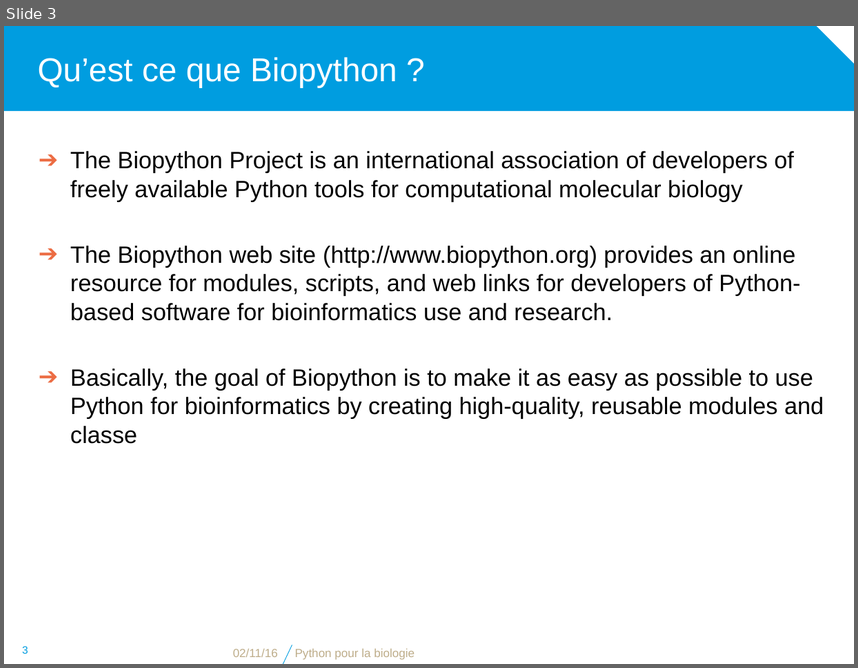
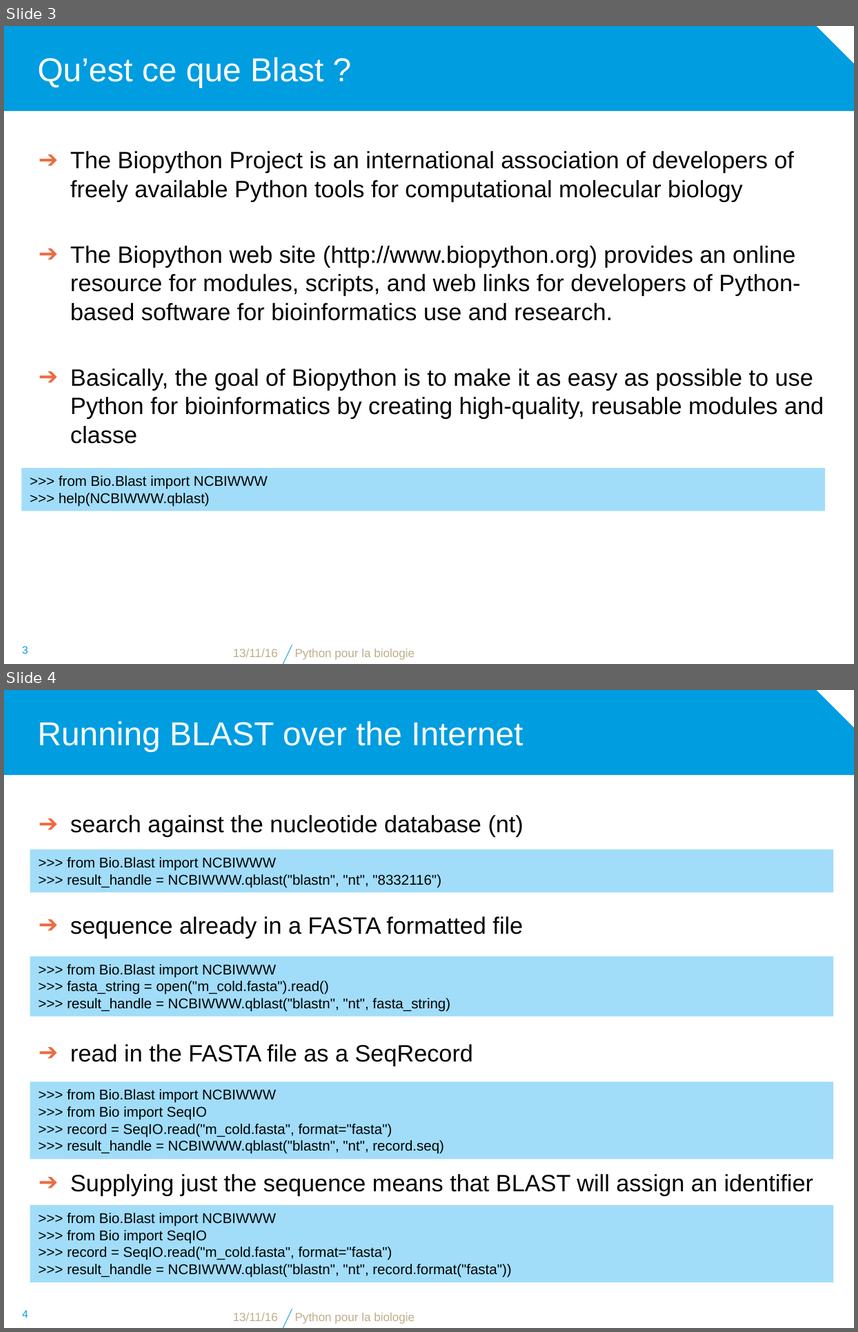
Before and after one commit to bdartigues/python_cnrs_formation, a slide deck: slides/python_biopython_Blast.pptx. Shown one above the other, each under a label of ours: slide 3 before the commit, slides 3 and 4 after it. The pictures are 858x668 and 858x1332 pixels, drawn with LibreOffice and Linux fonts; fonts in the diff are those of the drawing; background and template pictures are left out. Boxes give left, top, right and bottom in pixels: in the first picture for what was removed or moved away, otherwise in the second. Text is boxed around its words. In the diff, an @@ line names an element or a change of style, - is before the commit and + after.

```diff
--- a/slides/python_biopython_Blast.pptx
+++ b/slides/python_biopython_Blast.pptx
@@ slide 4 added at (x1=4, y1=690, x2=854, y2=1328), background #FFFFFF; not listed: 2 template elements that a slide beside it also shows @@
@@ title added at (x1=38, y1=721, x2=523, y2=751), 28 pt, text #FFFFFF @@
+Running BLAST over the Internet
@@ text added at (x1=70, y1=815, x2=524, y2=837), 20 pt, text #000000 @@
+➔ search against the nucleotide database (nt)
@@ rectangle added at (x1=30, y1=849, x2=833, y2=891), fill #A1DDF9, 12 pt, text #000000 @@
+>>> from Bio.Blast import NCBIWWW
+>>> result_handle = NCBIWWW.qblast("blastn", "nt", "8332116")
@@ text added at (x1=70, y1=916, x2=523, y2=938), 20 pt, text #000000 @@
+➔ sequence already in a FASTA formatted file
@@ rectangle added at (x1=30, y1=956, x2=833, y2=1016), fill #A1DDF9, 12 pt, text #000000 @@
+>>> from Bio.Blast import NCBIWWW
+>>> fasta_string = open("m_cold.fasta").read()
+>>> result_handle = NCBIWWW.qblast("blastn", "nt", fasta_string)
@@ text added at (x1=70, y1=1044, x2=473, y2=1065), 20 pt, text #000000 @@
+➔ read in the FASTA file as a SeqRecord
@@ rectangle added at (x1=30, y1=1082, x2=833, y2=1159), fill #A1DDF9, 12 pt, text #000000 @@
+>>> from Bio.Blast import NCBIWWW
+>>> from Bio import SeqIO
+>>> record = SeqIO.read("m_cold.fasta", format="fasta")
+>>> result_handle = NCBIWWW.qblast("blastn", "nt", record.seq)
@@ text added at (x1=70, y1=1174, x2=813, y2=1196), 20 pt, text #000000 @@
+➔ Supplying just the sequence means that BLAST will assign an identifier
@@ rectangle added at (x1=30, y1=1204, x2=833, y2=1281), fill #A1DDF9, 12 pt, text #000000 @@
+>>> from Bio.Blast import NCBIWWW
+>>> from Bio import SeqIO
+>>> record = SeqIO.read("m_cold.fasta", format="fasta")
+>>> result_handle = NCBIWWW.qblast("blastn", "nt", record.format("fasta"))
@@ page number added at (x1=22, y1=1310, x2=28, y2=1317), 9 pt, text #009DE0 @@
+4
@@ text added at (x1=233, y1=1312, x2=278, y2=1321), 10 pt, text #BEAD8A @@
+13/11/16
@@ text added at (x1=295, y1=1312, x2=415, y2=1323), 10 pt, text #BEAD8A @@
+Python pour la biologie
@@ slide 3 changed as well @@
@@ title at (x1=38, y1=57, x2=323, y2=87): text changed @@
-Qu’est ce que Biopython ?
+Qu’est ce que Blast ?
@@ rectangle added at (x1=22, y1=468, x2=825, y2=510), fill #A1DDF9, 12 pt, text #000000 @@
+>>> from Bio.Blast import NCBIWWW
+>>> help(NCBIWWW.qblast)
@@ text at (x1=233, y1=648, x2=278, y2=657): text changed @@
-02/11/16
+13/11/16
```
Also in this commit, not shown: 2 other slides changed, 4 other slides added, 29 slides removed, 4 other files.
